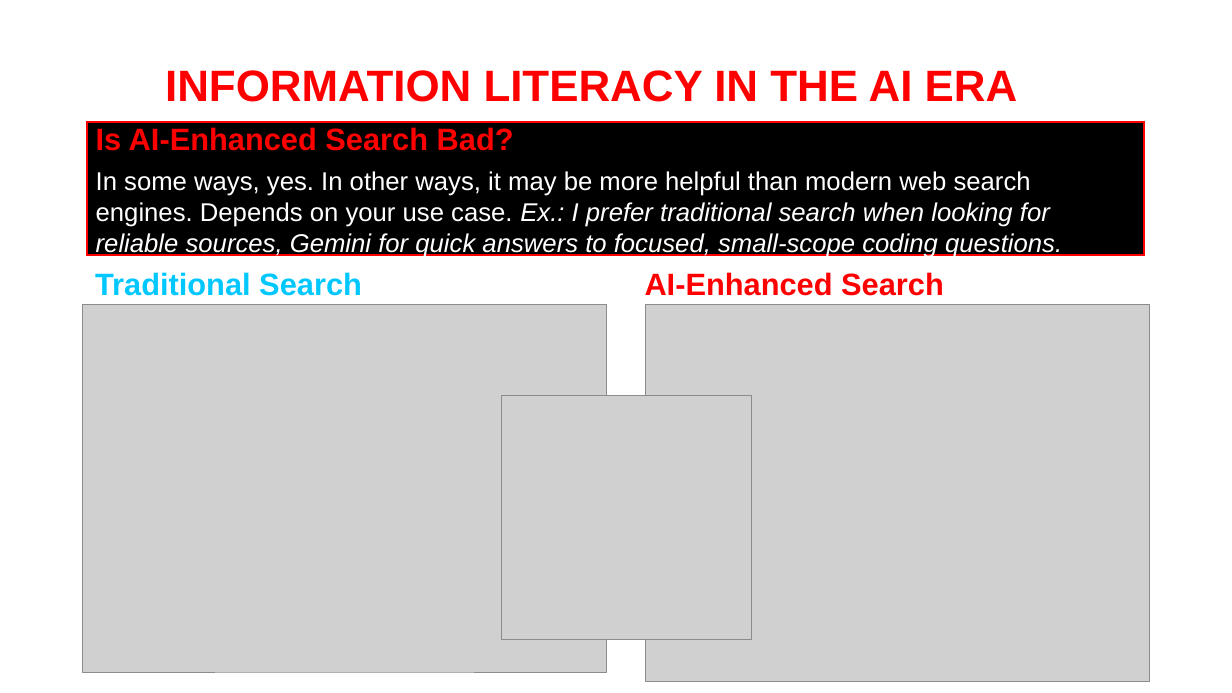
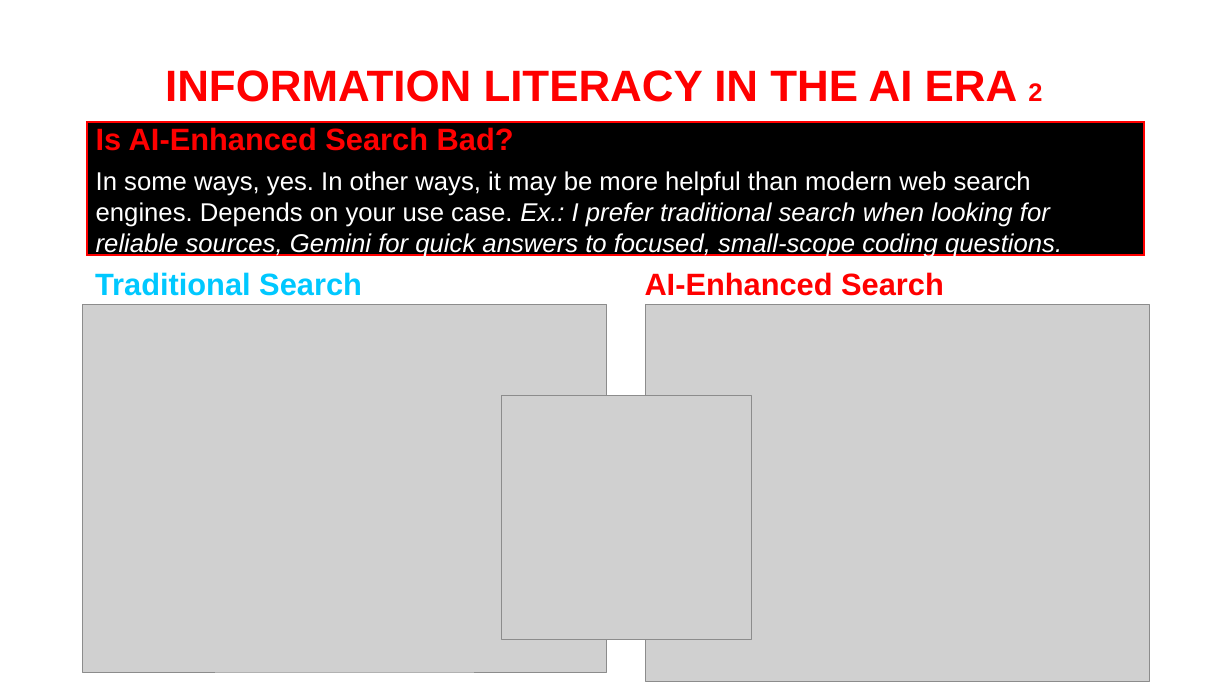
Before and after one commit to CSCI-1100/class_resources_public, a slide deck: slide 34 of downloads/ai_ml_slides.pptx. Drawn at 1232x693 pixels with LibreOffice and Linux fonts; fonts in the diff are those of the drawing; grey boxes stand for pictures; background and template pictures are left out. Boxes give left, top, right and bottom in pixels: in the first picture for what was removed or moved away, otherwise in the second. Text is boxed around its words. In the diff, an @@ line names an element or a change of style, - is before the commit and + after.

```diff
--- a/downloads/ai_ml_slides.pptx
+++ b/downloads/ai_ml_slides.pptx
@@ title at <box>165,70,1042,102</box>: text changed @@
-INFORMATION LITERACY IN THE AI ERA
+INFORMATION LITERACY IN THE AI ERA 2
```
Also in this commit, not shown: 9 other slides changed, 1 other file.
